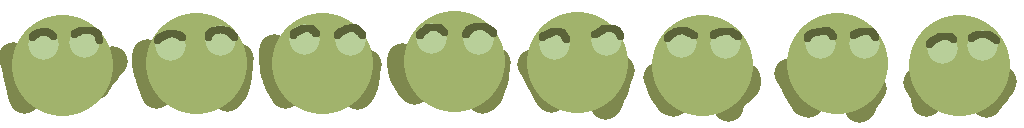
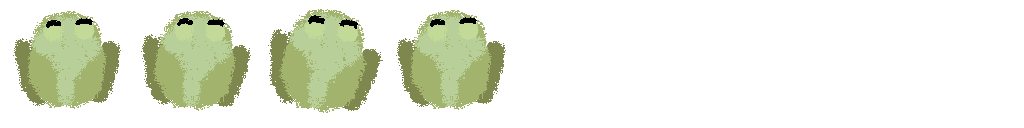
Comparing the layer stacks of the two w=1024, h=128 images. Changes:
removed layer "Background" over [12, 11, 1010, 116]
removed layer "Sky" over [0, 34, 1017, 123]
added layer "F5" above "F3" over [396, 10, 506, 110]
added layer "F3" above "F2" over [268, 9, 383, 113]
added layer "F2" above "F1" over [141, 11, 251, 111]
added layer "F1" above "BG" over [13, 11, 121, 109]
